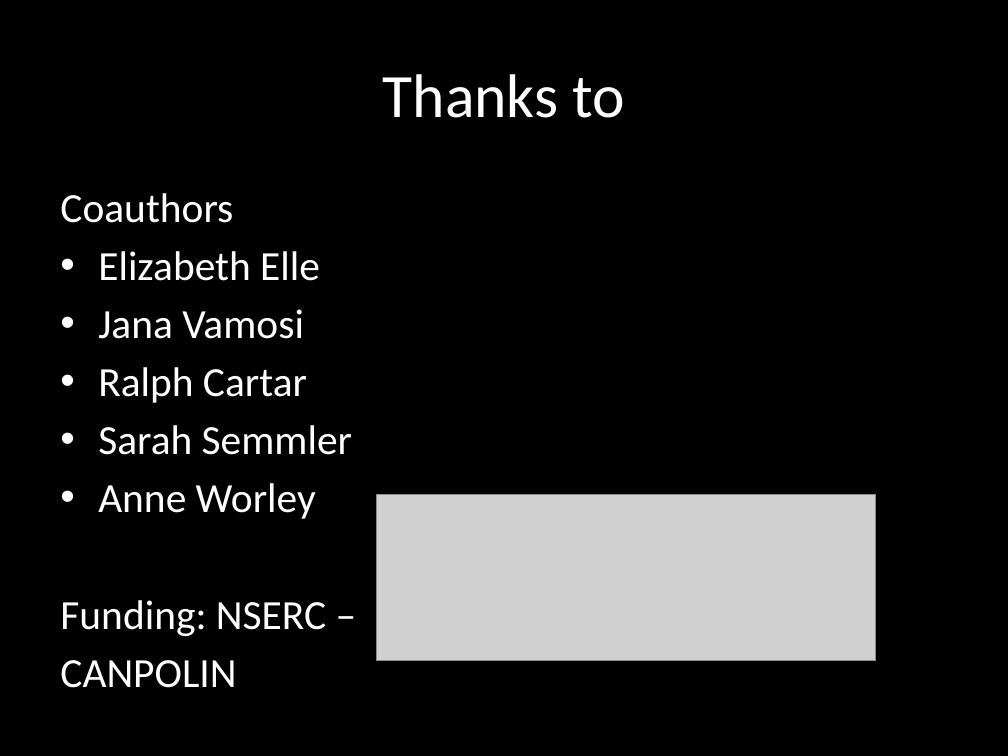
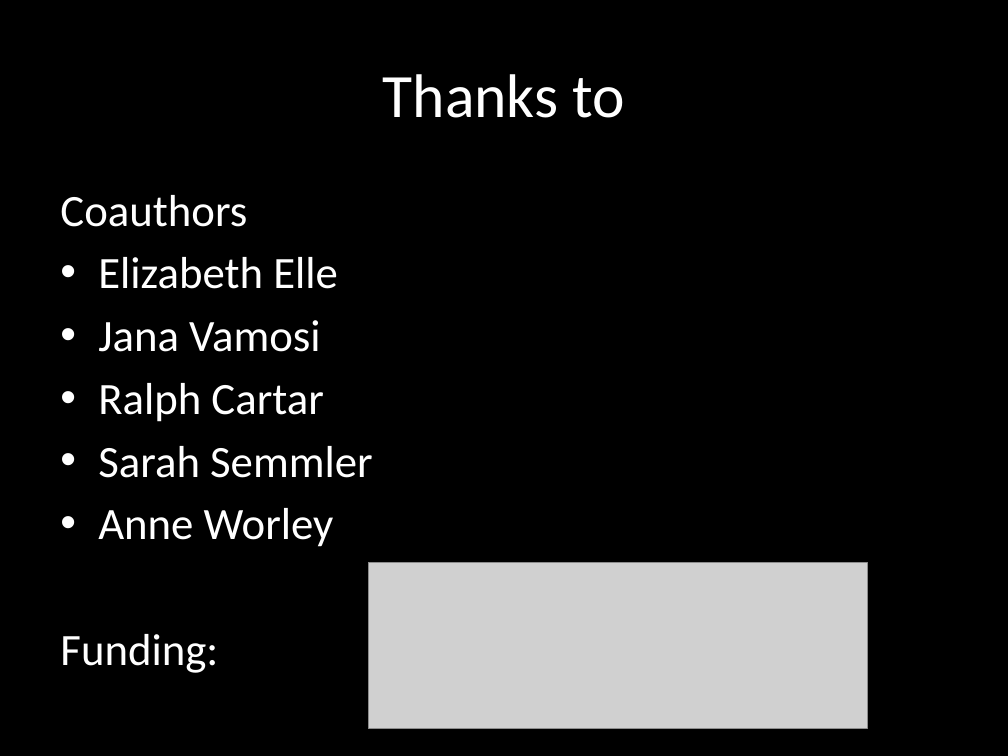
Before and after one commit to sckott/talks, a slide deck: slide 18 of canpolintalk/scott.pptx. Drawn at 1008x756 pixels with LibreOffice and Linux fonts; fonts in the diff are those of the drawing; grey boxes stand for pictures. Boxes give left, top, right and bottom in pixels: in the first picture for what was removed or moved away, otherwise in the second. Text is boxed around its words. In the diff, an @@ line names an element or a change of style, - is before the commit and + after.

```diff
--- a/canpolintalk/scott.pptx
+++ b/canpolintalk/scott.pptx
@@ text at [60, 195, 373, 547]: size 29.6 to 32 pt in "Coauthors", "Elizabeth Elle", "Jana Vamosi", "Ralph Cartar" and 2 more places @@
@@ picture: place and size @@
-picture at [376, 495, 875, 661]
+picture at [368, 562, 867, 729]
@@ text at [60, 634, 218, 673]: text changed; size 29.6 to 32 pt @@
-Funding: NSERC –
-CANPOLIN
+Funding:
```
Also in this commit, not shown: 8 other slides changed, 1 slide added, 1 slide removed, 26 other files.
